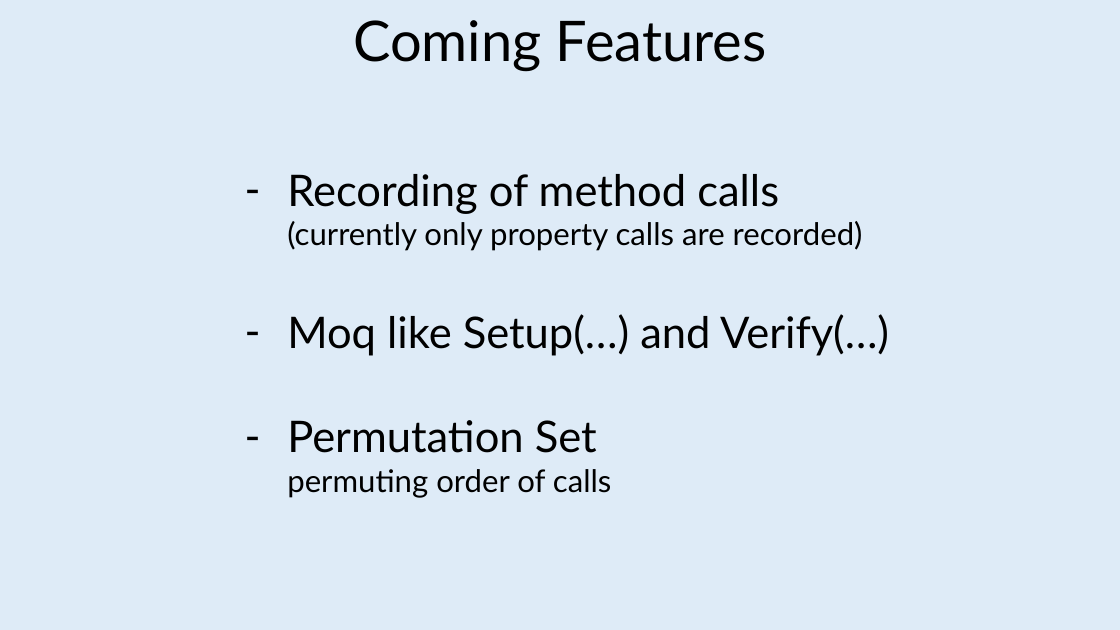
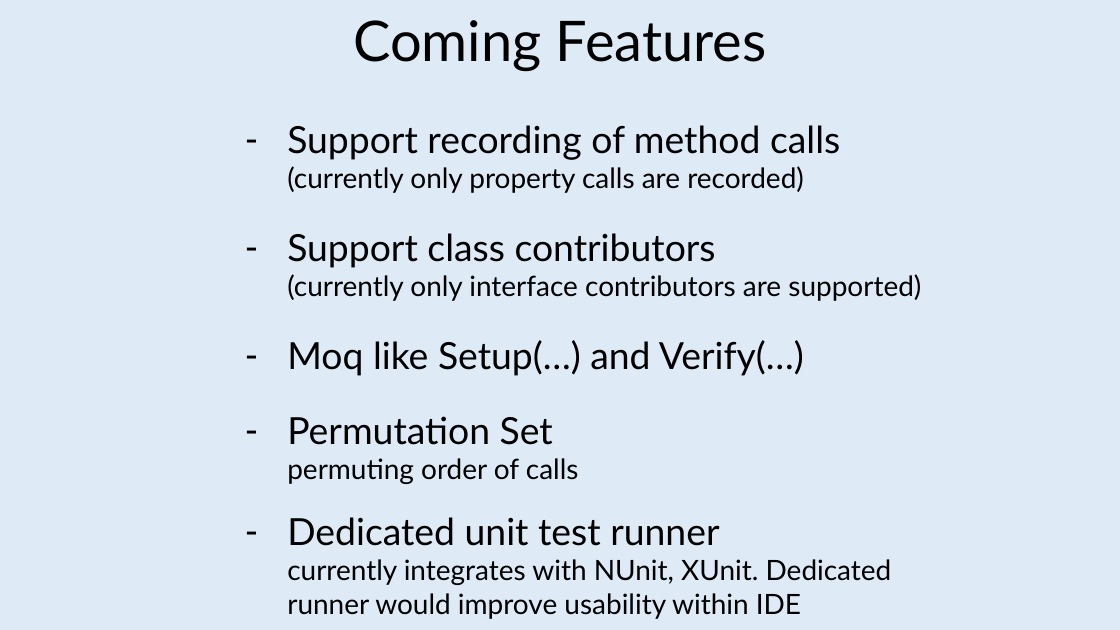
Before and after one commit to jeromerg/NCase, a slide deck: slide 31 of src/Documentation/Slides/Slides.pptx. Drawn at 1120x630 pixels with LibreOffice and Linux fonts; fonts in the diff are those of the drawing. Boxes give left, top, right and bottom in pixels: in the first picture for what was removed or moved away, otherwise in the second. Text is boxed around its words. In the diff, an @@ line names an element or a change of style, - is before the commit and + after.

```diff
--- a/src/Documentation/Slides/Slides.pptx
+++ b/src/Documentation/Slides/Slides.pptx
@@ text "Support recording of method calls": place and size @@
-text "Support recording of method calls" at bbox=[287, 174, 889, 498]
+text "Support recording of method calls" at bbox=[287, 125, 921, 619]
@@ text at bbox=[287, 125, 840, 160]: text changed; size 28 to 24 pt @@
-– Recording of method calls
+– Support recording of method calls
@@ text at bbox=[287, 166, 804, 484]: size 20 to 18 pt in "(currently only property calls are recorded)", "permuting order of calls"; size 28 to 24 pt in "Moq like Setup(…) and Verify(…)", "Permutation Set" @@
@@ text at bbox=[287, 233, 921, 301]: paragraph added @@
+– Support class contributors
+  (currently only interface contributors are supported)
@@ text at bbox=[287, 517, 892, 619]: paragraph added @@
+– Dedicated unit test runner
+  currently integrates with NUnit, XUnit. Dedicated runner would improve usability within IDE
```
Also in this commit, not shown: 3 other slides changed, 6 other files.
